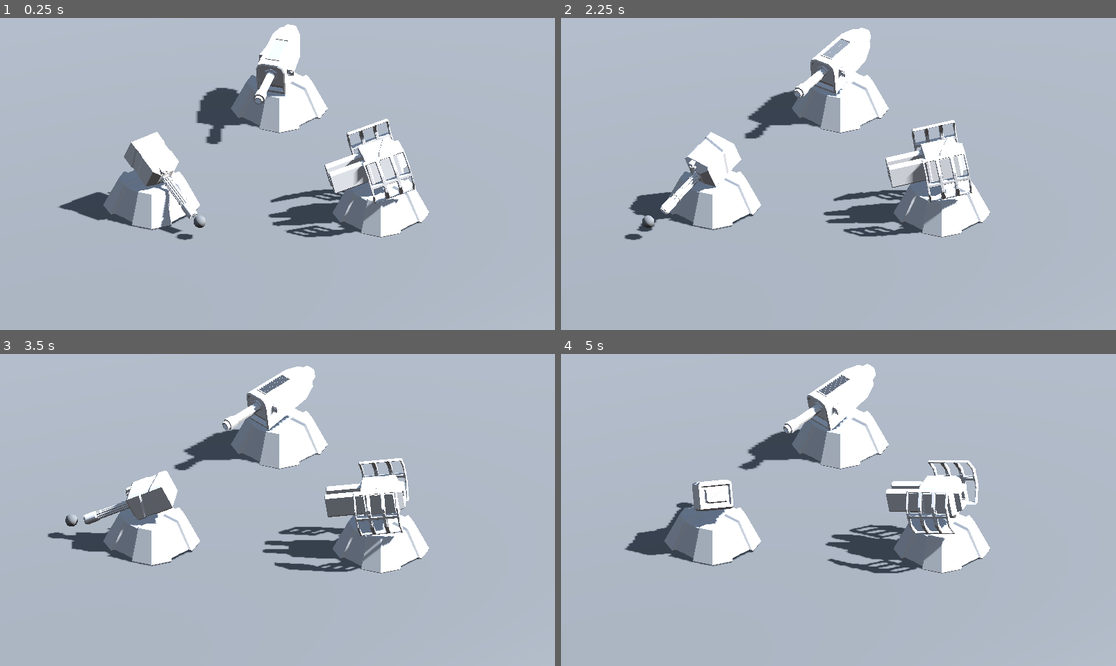
Above: before the commit, frames 1-4 (two rows, left to right).
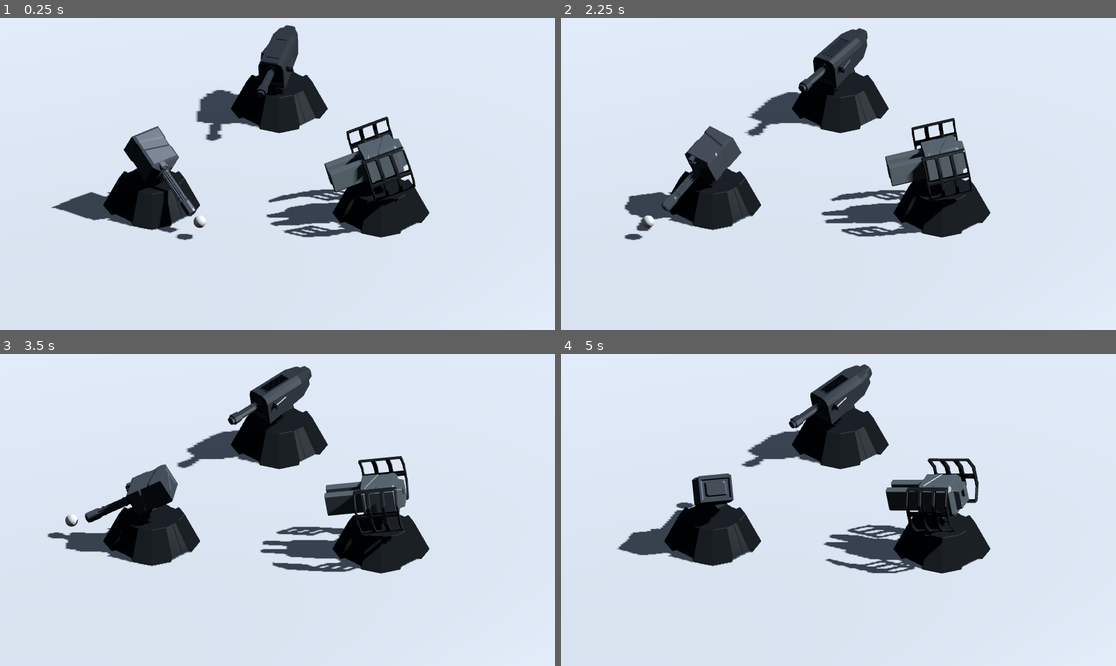
Above: after the commit, the same moments.

Repository: Codebreakerblue/3D-Tower-Defense
Game: Godot game, scene res://Scenes/MainScenes/game_scene.tscn
The game is run twice, just before and just after one commit, with the same random seed, the same clock (stepped at 60 frames per second) and the same inputs.
Inputs (mouse positions are in pixels of both pictures, inside the frame that each line leads up to):
- Up to frame 1 (0.25 s): no input
- Up to frame 2 (2.25 s): tap Enter at 0.5 s; move the mouse to (960, 158) at 0.52 s; tap T at 0.6, 2.1 s; click (960, 158) at 0.67 s; move the mouse to (727, 189) at 1.27 s; tap Y at 1.35 s; click (727, 189) at 1.42 s; move the mouse to (894, 105) at 2.02 s; click (894, 105) at 2.17 s
- Up to frame 3 (3.5 s): move the mouse to (249, 572) at 2.77 s; tap Y at 2.85 s; click (249, 572) at 2.92 s
- Up to frame 4 (5 s): move the mouse to (1005, 556) at 3.52 s; tap T at 3.6 s; click (1005, 556) at 3.67 s; move the mouse to (672, 463) at 4.27 s; tap Y at 4.35 s; click (672, 463) at 4.42 s

The runs differ from the first frame. In frame 1, 97% of the frame differs, in the area x 0-100%, y 0-100%; in frame 2, 97%; in frame 3, 98%; in frame 4, 97%.

Commit message:
Assigned materials and restructured filesystem

Diff:
--- /dev/null
+++ b/Resources/Materials/cannon_turret_cel.tres
@@ -0,0 +1,9 @@
+[gd_resource type="StandardMaterial3D" format=3 uid="uid://banubekxwwmqb"]
+
+[resource]
+diffuse_mode = 3
+specular_mode = 1
+albedo_color = Color(0.12549, 0.137255, 0.14902, 1)
+roughness = 0.1
+clearcoat_enabled = true
+clearcoat_roughness = 1.0
--- /dev/null
+++ b/Resources/Materials/gatling_turret_cel.tres
@@ -0,0 +1,9 @@
+[gd_resource type="StandardMaterial3D" format=3 uid="uid://coddv1qn614f1"]
+
+[resource]
+diffuse_mode = 3
+specular_mode = 1
+albedo_color = Color(0.160784, 0.172549, 0.188235, 1)
+roughness = 0.12
+clearcoat_enabled = true
+clearcoat_roughness = 1.0
--- a/Resources/Materials/laser_turret_cel.tres
+++ b/Resources/Materials/laser_turret_cel.tres
@@ -3,5 +3,7 @@
 [resource]
 diffuse_mode = 3
 specular_mode = 1
-albedo_color = Color(0.25098, 0.27451, 0.321569, 1)
+albedo_color = Color(0.2, 0.219608, 0.231373, 1)
 roughness = 0.11
+clearcoat_enabled = true
+clearcoat_roughness = 1.0
--- /dev/null
+++ b/Resources/Materials/turret_base_cel.tres
@@ -0,0 +1,7 @@
+[gd_resource type="StandardMaterial3D" format=3 uid="uid://b6wehwb0wjscy"]
+
+[resource]
+diffuse_mode = 3
+specular_mode = 1
+albedo_color = Color(0.0784314, 0.0862745, 0.0901961, 1)
+roughness = 0.11
--- a/Scenes/MainScenes/game_scene.tscn
+++ b/Scenes/MainScenes/game_scene.tscn
@@ -19,9 +19,8 @@
 reflected_light_source = 2
 ssao_enabled = true
 ssil_enabled = true
-fog_density = 0.5945
 volumetric_fog_enabled = true
-volumetric_fog_density = 0.1
+volumetric_fog_density = 0.06
 
 [sub_resource type="PlaneMesh" id="PlaneMesh_i07py"]
 size = Vector2(50, 50)
@@ -56,6 +55,7 @@
 
 [node name="DirectionalLight3D" type="DirectionalLight3D" parent="SceneElements"]
 transform = Transform3D(-0.707107, -0.494172, 0.505761, 0, 0.715254, 0.698865, -0.707107, 0.494172, -0.505761, 3, 2, -3)
+light_energy = 2.0
 shadow_enabled = true
 
 [node name="WorldEnvironment" type="WorldEnvironment" parent="SceneElements"]
--- a/Scenes/Towers/Turrets/CannonTurret/cannon_turret.tscn
+++ b/Scenes/Towers/Turrets/CannonTurret/cannon_turret.tscn
@@ -10,4 +10,4 @@
 [node name="TurretBase" parent="." instance=ExtResource("1_d7wku")]
 
 [node name="TurretHead" parent="." instance=ExtResource("2_efvgg")]
-transform = Transform3D(1, 0, 0, 0, 1, 0, 0, 0, 1, 0, 0.85, 0)
+transform = Transform3D(0.9, 0, 0, 0, 0.9, 0, 0, 0, 0.9, 0, 0.9, 0)
--- a/Scenes/Towers/Turrets/CannonTurret/cannon_turret_head.tscn
+++ b/Scenes/Towers/Turrets/CannonTurret/cannon_turret_head.tscn
@@ -1,8 +1,10 @@
-[gd_scene load_steps=2 format=3 uid="uid://w6qf0fgvwy57"]
+[gd_scene load_steps=3 format=3 uid="uid://w6qf0fgvwy57"]
 
 [ext_resource type="PackedScene" uid="uid://cos28yhyk7xiy" path="res://Assets/Models/Towers/CannonTurret/CannonTurret.glb" id="1_sv3pu"]
+[ext_resource type="Material" uid="uid://banubekxwwmqb" path="res://Resources/Materials/cannon_turret_cel.tres" id="2_w1jfx"]
 
 [node name="CannonTurret" instance=ExtResource("1_sv3pu")]
 
 [node name="Cannon Turret Head" parent="." index="0"]
 transform = Transform3D(1.2, 0, 0, 0, 1.2, 0, 0, 0, 1.2, 0, 0, 0)
+material_override = ExtResource("2_w1jfx")
--- a/Scenes/Towers/Turrets/GatlingTurret/gatling_turret.tscn
+++ b/Scenes/Towers/Turrets/GatlingTurret/gatling_turret.tscn
@@ -12,7 +12,7 @@
 [node name="TurretBase" parent="." instance=ExtResource("2_v0mai")]
 
 [node name="TurretHead" parent="." instance=ExtResource("3_8ftp1")]
-transform = Transform3D(1, 0, 0, 0, 1, 0, 0, 0, 1, 0, 0.847997, 0)
+transform = Transform3D(1, 0, 0, 0, 1, 0, 0, 0, 1, 0, 0.95, 0)
 
 [node name="GatlingTurretBarrel" parent="TurretHead" instance=ExtResource("4_2b4kt")]
 script = ExtResource("5_522j2")
--- a/Scenes/Towers/Turrets/GatlingTurret/gatling_turret_barrel.tscn
+++ b/Scenes/Towers/Turrets/GatlingTurret/gatling_turret_barrel.tscn
@@ -1,5 +1,9 @@
-[gd_scene load_steps=2 format=3 uid="uid://dgr1qyuold34r"]
+[gd_scene load_steps=3 format=3 uid="uid://dgr1qyuold34r"]
 
 [ext_resource type="PackedScene" uid="uid://4o1mile5gkwu" path="res://Assets/Models/Towers/GatlingTurret/GatlingTurretBarrel.glb" id="1_gk71r"]
+[ext_resource type="Material" uid="uid://coddv1qn614f1" path="res://Resources/Materials/gatling_turret_cel.tres" id="2_80p1n"]
 
 [node name="GatlingTurretBarrel" instance=ExtResource("1_gk71r")]
+
+[node name="Gatling Turret Barrel" parent="." index="0"]
+material_override = ExtResource("2_80p1n")
--- a/Scenes/Towers/Turrets/GatlingTurret/gatling_turret_head.tscn
+++ b/Scenes/Towers/Turrets/GatlingTurret/gatling_turret_head.tscn
@@ -1,5 +1,9 @@
-[gd_scene load_steps=2 format=3 uid="uid://cf3dt5qn8wpco"]
+[gd_scene load_steps=3 format=3 uid="uid://cf3dt5qn8wpco"]
 
 [ext_resource type="PackedScene" uid="uid://b7g48kxx04tjd" path="res://Assets/Models/Towers/GatlingTurret/GatlingTurretHead.glb" id="1_x5xkr"]
+[ext_resource type="Material" uid="uid://coddv1qn614f1" path="res://Resources/Materials/gatling_turret_cel.tres" id="2_mpka4"]
 
 [node name="GatlingTurretHead" instance=ExtResource("1_x5xkr")]
+
+[node name="Gatling Turret Body" parent="." index="0"]
+material_override = ExtResource("2_mpka4")
--- a/Scenes/Towers/Turrets/LaserTurret/laser_turret.tscn
+++ b/Scenes/Towers/Turrets/LaserTurret/laser_turret.tscn
@@ -1,8 +1,9 @@
-[gd_scene load_steps=4 format=3 uid="uid://cg6b8blsmbkr2"]
+[gd_scene load_steps=5 format=3 uid="uid://cg6b8blsmbkr2"]
 
 [ext_resource type="Script" path="res://Scenes/Towers/Turrets/CannonTurret/cannon_turret.gd" id="1_rb1pw"]
 [ext_resource type="PackedScene" uid="uid://cnmxpqakfr0cf" path="res://Scenes/Towers/Turrets/Universal/turret_base.tscn" id="2_cjdb4"]
-[ext_resource type="PackedScene" uid="uid://c5tvqfyj2nosg" path="res://Scenes/Towers/Turrets/LaserTurret/laser_turret_head.tscn" id="3_fg150"]
+[ext_resource type="PackedScene" uid="uid://kjsijgf8f5ua" path="res://Scenes/Towers/Turrets/LaserTurret/laser_turret_head.tscn" id="3_fg150"]
+[ext_resource type="PackedScene" uid="uid://dwmsrwrvm8mas" path="res://Scenes/Towers/Turrets/Universal/turret_shroud.tscn" id="4_aislu"]
 
 [node name="LaserTurret" type="Node3D"]
 script = ExtResource("1_rb1pw")
@@ -10,4 +11,6 @@
 [node name="TurretBase" parent="." instance=ExtResource("2_cjdb4")]
 
 [node name="TurretHead" parent="." instance=ExtResource("3_fg150")]
-transform = Transform3D(1, 0, 0, 0, 1, 0, 0, 0, 1, 0, 0.96626, 0)
+transform = Transform3D(1, 0, 0, 0, 1, 0, 0, 0, 1, 0, 1, 0)
+
+[node name="TurretShroud" parent="TurretHead" instance=ExtResource("4_aislu")]
--- a/Scenes/Towers/Turrets/LaserTurret/laser_turret_head.tscn
+++ b/Scenes/Towers/Turrets/LaserTurret/laser_turret_head.tscn
@@ -1,11 +1,9 @@
-[gd_scene load_steps=2 format=3 uid="uid://c5tvqfyj2nosg"]
+[gd_scene load_steps=3 format=3 uid="uid://kjsijgf8f5ua"]
 
-[ext_resource type="PackedScene" uid="uid://cy1cmghx4kvnv" path="res://Assets/Models/Towers/LaserTurret/LaserTurret.glb" id="1_e58lk"]
+[ext_resource type="PackedScene" uid="uid://b5bhceywob2dt" path="res://Assets/Models/Towers/LaserTurret/LaserTurretHead.glb" id="1_6gmqn"]
+[ext_resource type="Material" uid="uid://clf6ul6ncsrg" path="res://Resources/Materials/laser_turret_cel.tres" id="2_rl13t"]
 
-[node name="LaserTurret" instance=ExtResource("1_e58lk")]
+[node name="LaserTurretHead" instance=ExtResource("1_6gmqn")]
 
-[node name="Laser Turret Barrel" parent="." index="0"]
-transform = Transform3D(0.8, 0, 0, 0, 0.8, 0, 0, 0, 0.8, 0, 0, 0)
-
-[node name="Laser Turret Shroud" parent="." index="1"]
-transform = Transform3D(0.8, 0, 0, 0, 0.8, 0, 0, 0, 0.8, 0, 0, 0)
+[node name="Laser Turret Head Export" parent="." index="0"]
+material_override = ExtResource("2_rl13t")
--- a/Scenes/Towers/Turrets/Universal/turret_base.tscn
+++ b/Scenes/Towers/Turrets/Universal/turret_base.tscn
@@ -1,5 +1,9 @@
-[gd_scene load_steps=2 format=3 uid="uid://cnmxpqakfr0cf"]
+[gd_scene load_steps=3 format=3 uid="uid://cnmxpqakfr0cf"]
 
-[ext_resource type="PackedScene" uid="uid://btlbewmetx0hp" path="res://Assets/Models/Towers/TowerBase.glb" id="1_6kbl0"]
+[ext_resource type="PackedScene" uid="uid://btlbewmetx0hp" path="res://Assets/Models/Towers/TowerBase/TowerBase.glb" id="1_eiu5r"]
+[ext_resource type="Material" uid="uid://b6wehwb0wjscy" path="res://Resources/Materials/turret_base_cel.tres" id="2_h3dgh"]
 
-[node name="TurretBase" instance=ExtResource("1_6kbl0")]
+[node name="TurretBase" instance=ExtResource("1_eiu5r")]
+
+[node name="Laser Turret Base" parent="." index="0"]
+material_override = ExtResource("2_h3dgh")
--- /dev/null
+++ b/Scenes/Towers/Turrets/Universal/turret_shroud.tscn
@@ -0,0 +1,17 @@
+[gd_scene load_steps=3 format=3 uid="uid://dwmsrwrvm8mas"]
+
+[ext_resource type="PackedScene" uid="uid://bj0k28di54a5p" path="res://Assets/Models/Towers/TurretShroud/TurretShroud.glb" id="1_6mgtv"]
+
+[sub_resource type="StandardMaterial3D" id="StandardMaterial3D_qdy2d"]
+diffuse_mode = 3
+specular_mode = 1
+albedo_color = Color(0.0784314, 0.0862745, 0.0901961, 1)
+roughness = 0.14
+rim_enabled = true
+clearcoat_enabled = true
+clearcoat_roughness = 1.0
+
+[node name="TurretShroud" instance=ExtResource("1_6mgtv")]
+
+[node name="Laser Turret Shroud Export" parent="." index="0"]
+material_override = SubResource("StandardMaterial3D_qdy2d")
--- a/project.godot
+++ b/project.godot
@@ -22,4 +22,6 @@
 [rendering]
 
 lights_and_shadows/directional_shadow/soft_shadow_filter_quality=3
+anti_aliasing/quality/msaa_3d=1
+anti_aliasing/quality/screen_space_aa=1
 anti_aliasing/quality/use_debanding=true
Binary file removed: Assets/Models/Towers/LaserTurret/LaserTurret.glb
Binary file added: Assets/Models/Towers/LaserTurret/LaserTurretHead.glb
Not shown, changed: Assets/Models/Towers/LaserTurret/LaserTurretHead.glb.import
Renamed: Assets/Models/Towers/TowerBase.glb -> Assets/Models/Towers/TowerBase/TowerBase.glb
Not shown, added: Assets/Models/Towers/TowerBase/TowerBase.glb.import
Binary file added: Assets/Models/Towers/TurretShroud/TurretShroud.glb
Not shown, changed: Assets/Models/Towers/TurretShroud/TurretShroud.glb.import
Not shown, changed: Blend Files/Laser Turret/Laser Turret 001.blend
Not shown, changed: Blend Files/Laser Turret/Laser Turret 001.blend1
